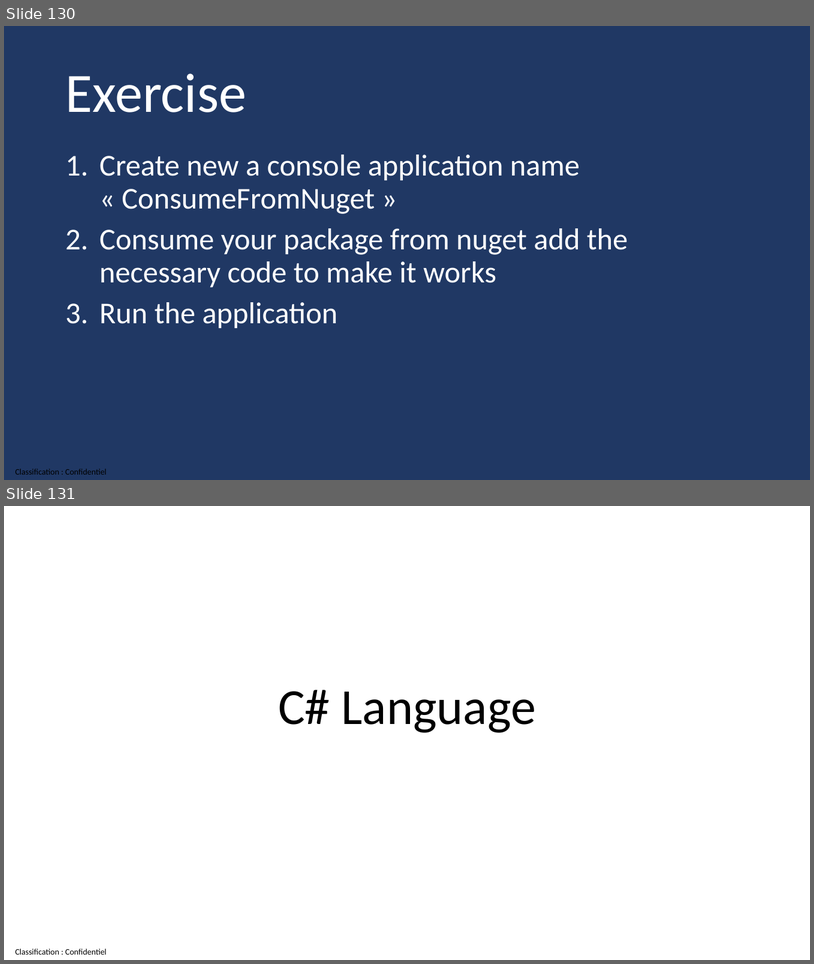
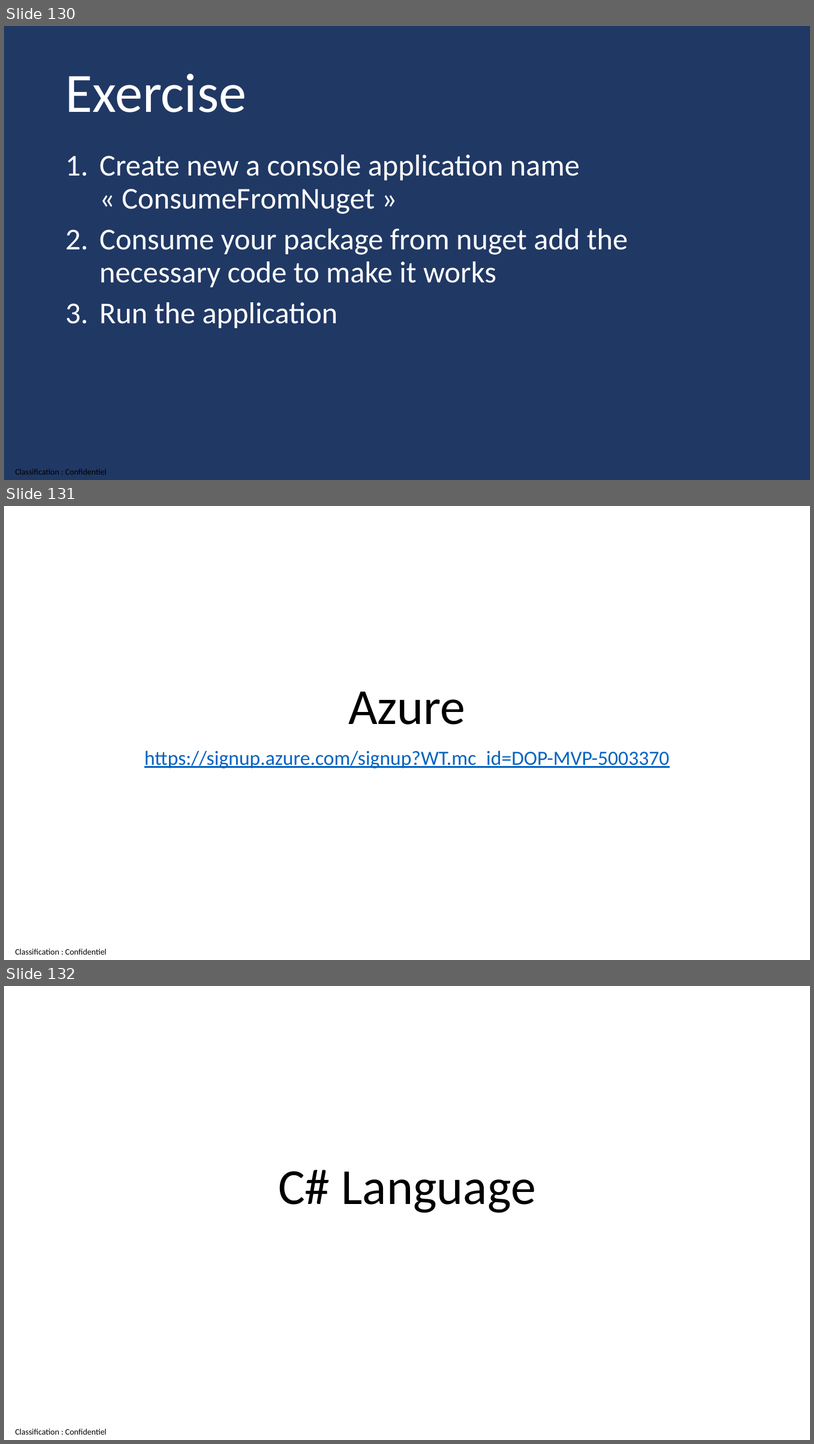
Before and after one commit to guillaume-chervet/course.dotnet, a slide deck: documentations/dotnet6.pptx. Shown one above the other, each under a label of ours: slides 130 and 131 before the commit, slides 130, 131 and 132 after it. The pictures are 814x964 and 814x1444 pixels, drawn with LibreOffice and Linux fonts; fonts in the diff are those of the drawing. Boxes give left, top, right and bottom in pixels: in the first picture for what was removed or moved away, otherwise in the second. Text is boxed around its words. In the diff, an @@ line names an element or a change of style, - is before the commit and + after.

```diff
--- a/documentations/dotnet6.pptx
+++ b/documentations/dotnet6.pptx
@@ slide 131 added at bbox=[4, 506, 810, 960], background #FFFFFF; not listed: 1 template element that a slide beside it also shows @@
@@ title added at bbox=[348, 691, 465, 724], 60 pt, text #000000 @@
+Azure
@@ subtitle added at bbox=[144, 750, 669, 768], 24 pt, text #0563C1, underline @@
+https://signup.azure.com/signup?WT.mc_id=DOP-MVP-5003370
@@ what was slide 131 is now slide 132 @@
```
Also in this commit, not shown: 3 slides changed, 2 other slides added.
